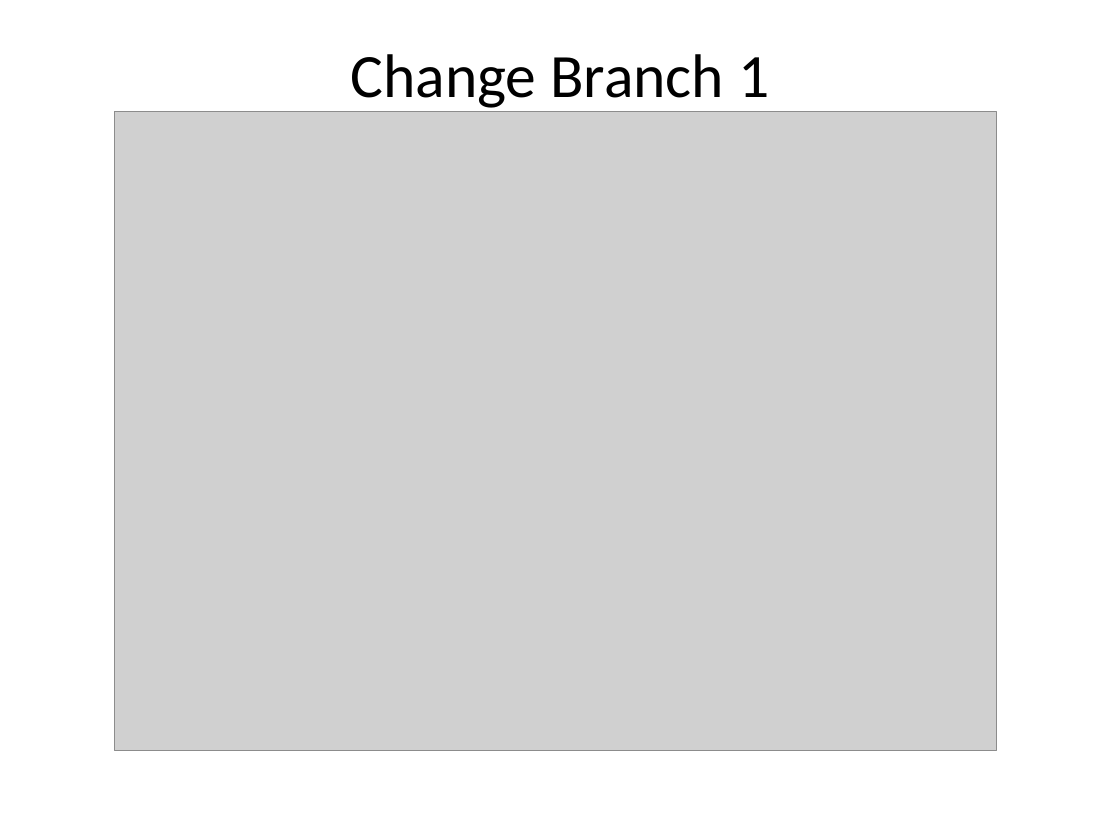
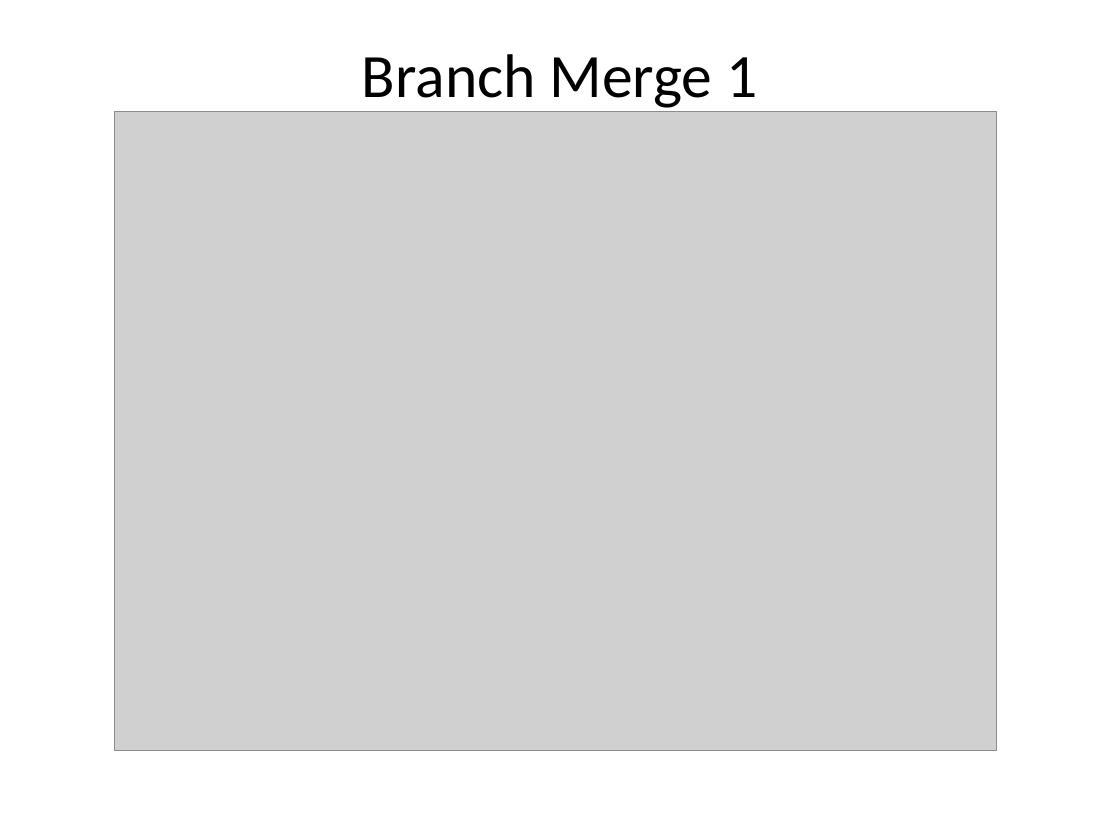
Before and after one commit to dongpingsheng/learngit, a slide deck: slide 17 of LearnGit.pptx. Drawn at 1120x840 pixels with LibreOffice and Linux fonts; fonts in the diff are those of the drawing; grey boxes stand for pictures. Boxes give left, top, right and bottom in pixels: in the first picture for what was removed or moved away, otherwise in the second. Text is boxed around its words. In the diff, an @@ line names an element or a change of style, - is before the commit and + after.

Commit message:
update

```diff
--- a/LearnGit.pptx
+++ b/LearnGit.pptx
@@ text at [362, 54, 757, 108]: text changed @@
-Change Branch 1
+Branch Merge 1
```
Also in this commit, not shown: 1 other slide changed.
